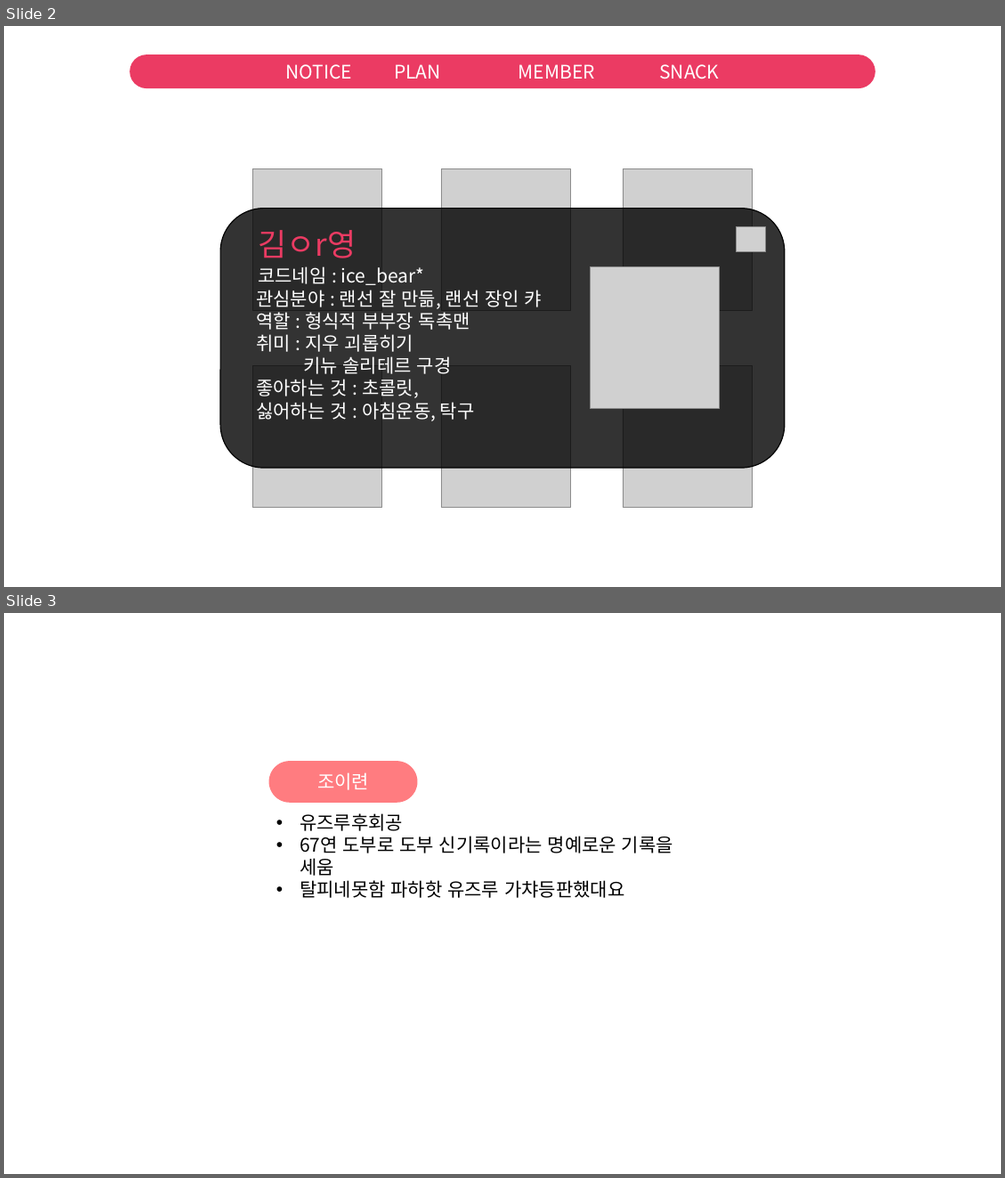
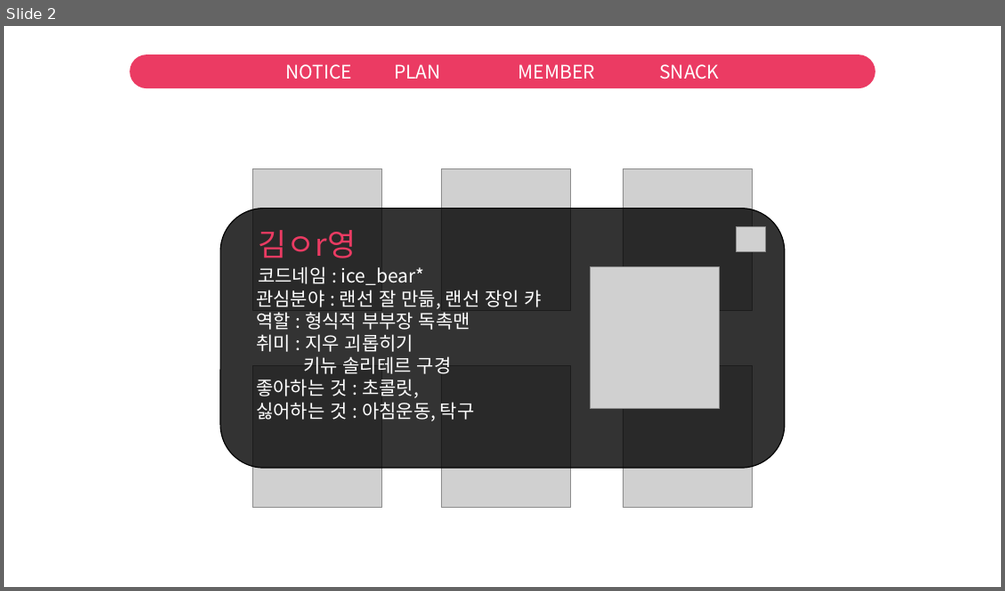
Before and after one commit to hanjiwoo/web_project, a slide deck: design/designsheets/design_member.pptx. Shown one above the other, each under a label of ours: slides 2 and 3 before the commit, slide 2 after it. The pictures are 1005x1178 and 1005x591 pixels, drawn with LibreOffice and Linux fonts; fonts in the diff are those of the drawing; grey boxes stand for pictures. Boxes give left, top, right and bottom in pixels: in the first picture for what was removed or moved away, otherwise in the second. Text is boxed around its words. In the diff, an @@ line names an element or a change of style, - is before the commit and + after.

```diff
--- a/design/designsheets/design_member.pptx
+++ b/design/designsheets/design_member.pptx
@@ slide 3 removed at (4,613,1001,1174), background #FFFFFF @@
@@ rounded rectangle removed at (268,761,418,803) @@
-조이련
@@ text removed at (299,813,673,898) @@
-• 유즈루후회공
-• 67연 도부로 도부 신기록이라는 명예로운 기록을 세움
-• 탈피네못함 파하핫 유즈루 가챠등판했대요
```
Also in this commit, not shown: 1 other slide removed, 6 other files.
